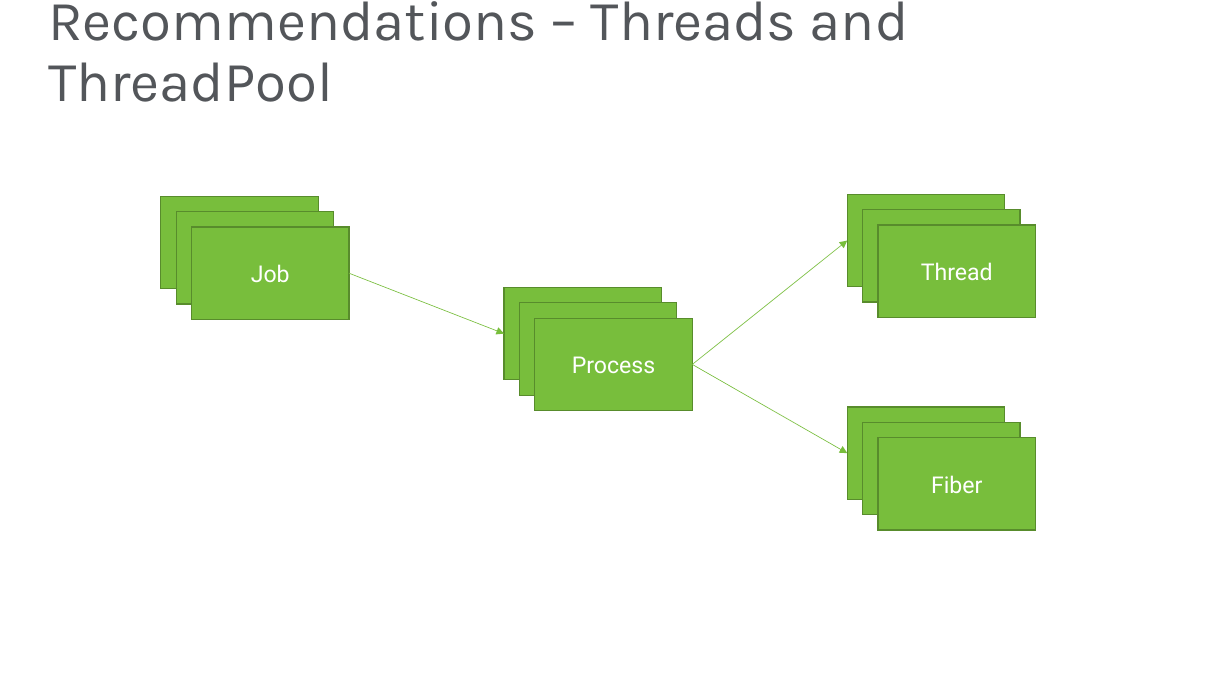
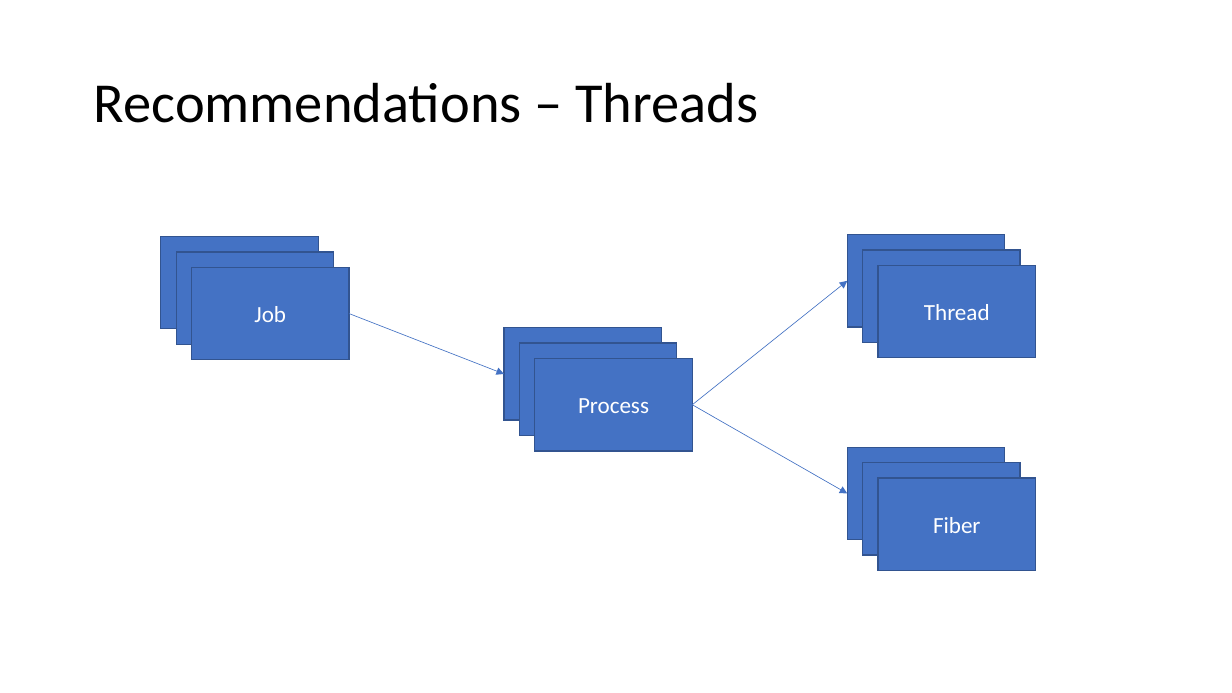
Before and after one commit to JasonBock/Presentations, a slide deck: slide 13 of Concurrent Programming in .NET.pptx. Drawn at 1232x693 pixels with LibreOffice and Linux fonts; fonts in the diff are those of the drawing; background and template pictures are left out. Boxes give left, top, right and bottom in pixels: in the first picture for what was removed or moved away, otherwise in the second. Text is boxed around its words. In the diff, an @@ line names an element or a change of style, - is before the commit and + after.

```diff
--- a/Concurrent Programming in .NET.pptx
+++ b/Concurrent Programming in .NET.pptx
@@ title at box(94, 82, 758, 123): text changed; font Karla to Calibri; text colour #53565A to #000000 @@
-Recommendations – Threads and ThreadPool
+Recommendations – Threads
@@ 4 rectangles: place and size @@
-4 rectangles at box(177, 210, 1020, 515)
+4 rectangles at box(161, 235, 1005, 540)
@@ fill #78BE3C to #4472C4; outline #598D2C 1 pt to #325491 1 pt in 8 elements at box(505, 328, 662, 421), box(848, 447, 1005, 540), box(848, 235, 1005, 327), box(161, 237, 318, 329), box(519, 343, 677, 435), box(863, 463, 1020, 555), box(863, 250, 1020, 343), box(177, 252, 334, 345) @@
@@ 4 rectangles: place and size @@
-4 rectangles at box(161, 194, 1005, 499)
+4 rectangles at box(177, 250, 1020, 555)
@@ arrow (692, 405) - (848, 281): stroke #78BE3C 0.5 pt to #4472C4 0.5 pt @@
@@ 4 rectangles, 3 arrows: place and size @@
-4 rectangles, 3 arrows at box(191, 226, 1035, 531)
+4 rectangles, 3 arrows at box(191, 265, 1035, 570)
@@ arrow (349, 313) - (505, 374): stroke #78BE3C 0.5 pt to #4472C4 0.5 pt @@
@@ font Roboto to Calibri; fill #78BE3C to #4472C4; outline #598D2C 1 pt to #325491 1 pt in 4 elements at box(878, 265, 1035, 358), box(191, 267, 348, 360), box(878, 478, 1035, 570), box(535, 359, 692, 451) @@
@@ arrow (692, 405) - (848, 494): stroke #78BE3C 0.5 pt to #4472C4 0.5 pt @@
```
Also in this commit, not shown: 51 other slides changed, 3 slides added, 4 slides removed.
